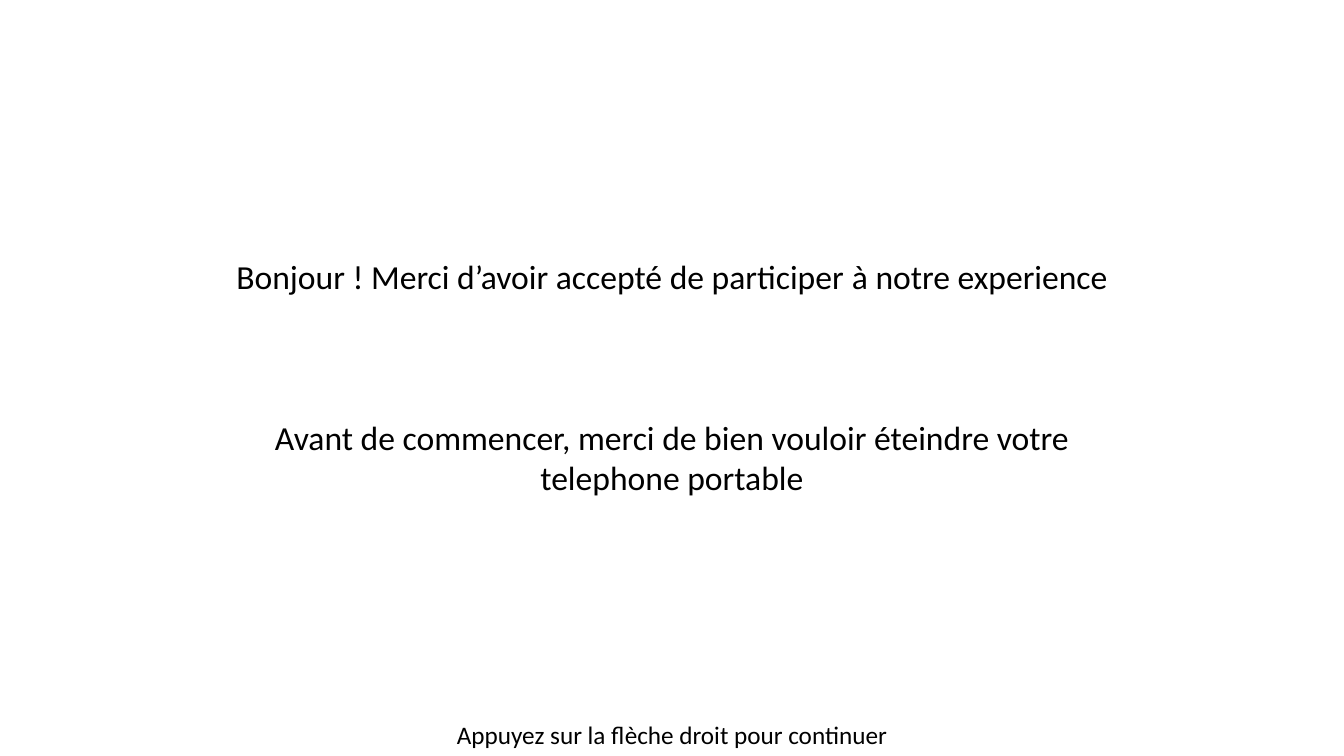
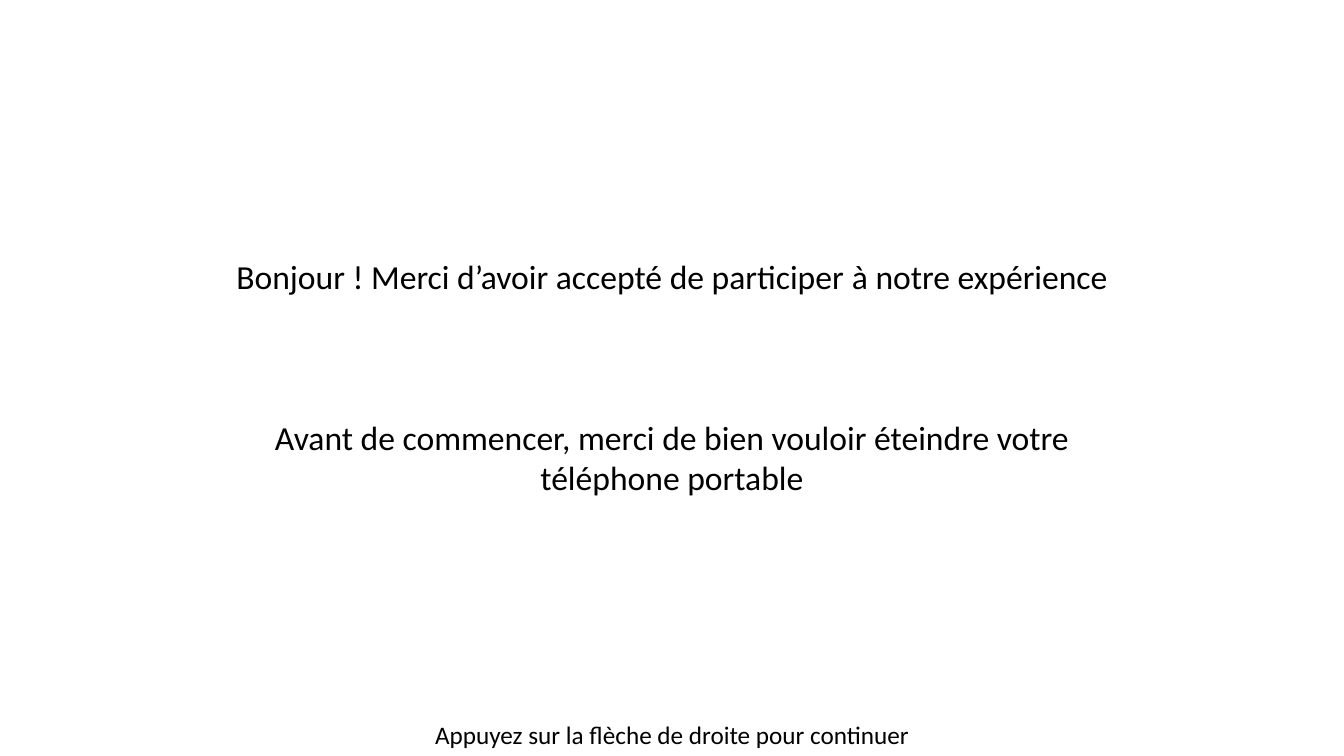
Before and after one commit to MBB-team/Online_Testing, a slide deck: slide 1 of src/Self_Efficacy/Stimuli/Instructions.pptx. Drawn at 1344x756 pixels with LibreOffice and Linux fonts; fonts in the diff are those of the drawing. Boxes give left, top, right and bottom in pixels: in the first picture for what was removed or moved away, otherwise in the second. Text is boxed around its words. In the diff, an @@ line names an element or a change of style, - is before the commit and + after.

```diff
--- a/src/Self_Efficacy/Stimuli/Instructions.pptx
+++ b/src/Self_Efficacy/Stimuli/Instructions.pptx
@@ text at box(236, 265, 1108, 496): text changed @@
-Bonjour ! Merci d’avoir accepté de participer à notre experience
-Avant de commencer, merci de bien vouloir éteindre votre telephone portable
+Bonjour ! Merci d’avoir accepté de participer à notre expérience
+Avant de commencer, merci de bien vouloir éteindre votre téléphone portable
@@ text at box(435, 726, 909, 748): text changed @@
-Appuyez sur la flèche droit pour continuer
+Appuyez sur la flèche de droite pour continuer
```
Also in this commit, not shown: 44 other slides changed, 45 other files.
